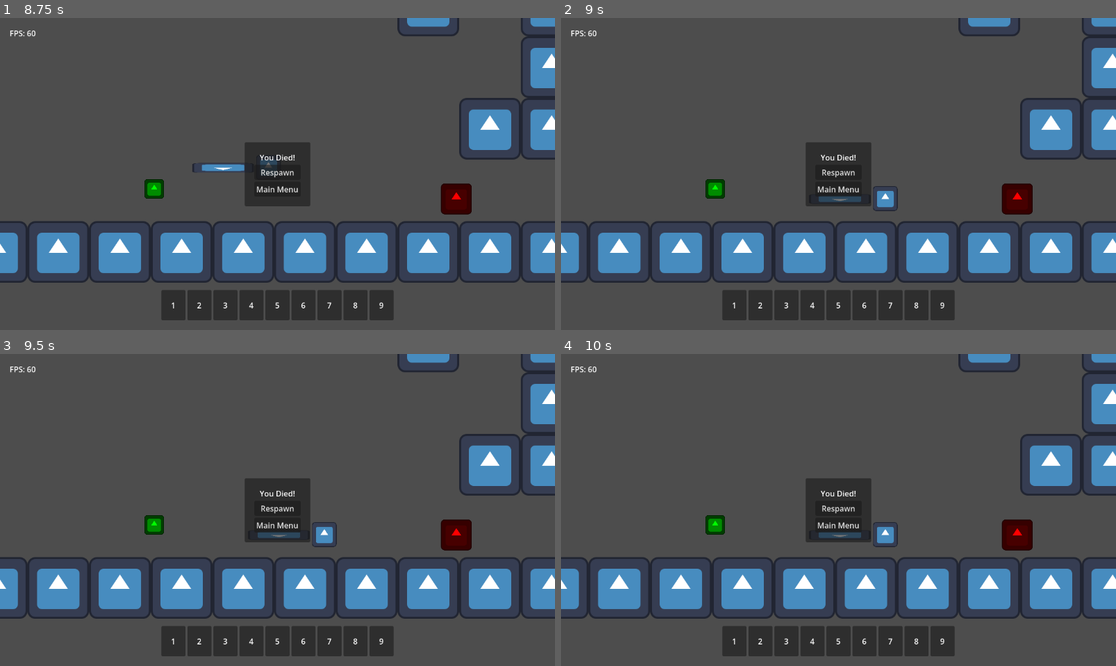
Above: before the commit, frames 1-4 (two rows, left to right).
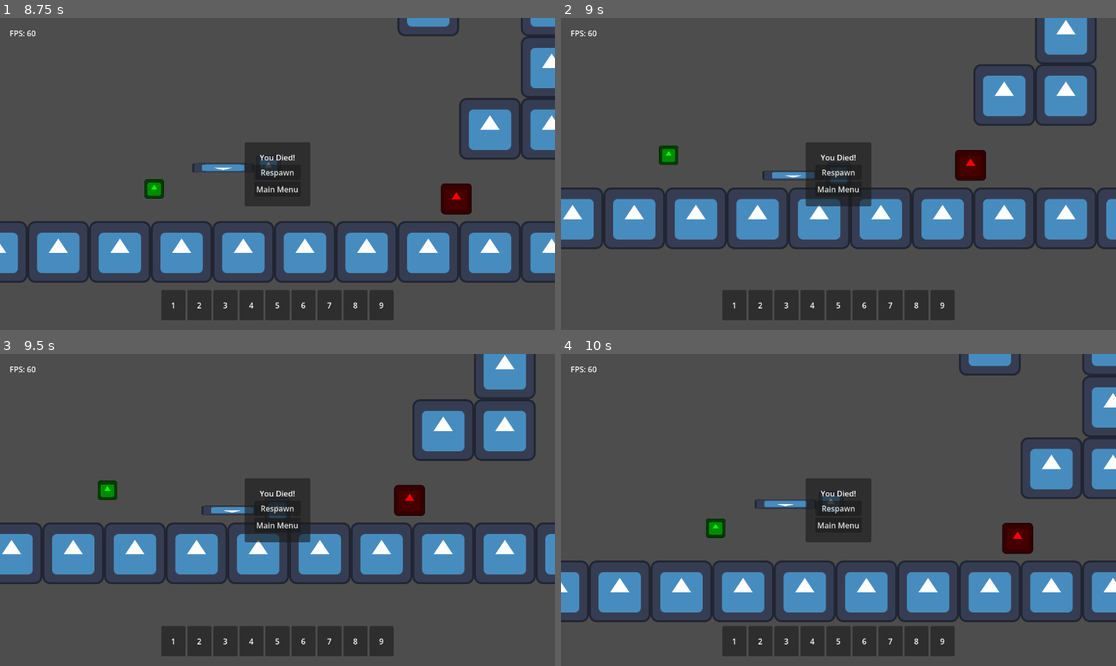
Above: after the commit, the same moments.

Repository: TheHumanMRP/RPG-Life-Tracker
Game: Godot game, scene res://Folders/Systems/Main/Scenes/main_scene.tscn
Two runs of this game, one before a commit and one after it. Both use one fixed random seed, a clock stepped at 60 frames per second and the inputs below. The engine's default icon, where the game draws it, is replaced by a stand-in: a white triangle on a blue panel in a dark square.
Inputs (mouse positions are in pixels of both pictures, inside the frame that each line leads up to):
- Up to frame 1 (8.75 s): move the mouse to (305, 174) at 0.52 s; hold D (move_right) 0.53-2.03 s; tap T (add_test_sword) at 0.6, 2.1, 3.6, 8.1 s; click (305, 174) at 0.67 s; tap Space (jump) at 0.77, 1.52, 3.02, 3.77, 4.52 s; move the mouse to (249, 174) at 1.27 s; tap E (attack) at 1.35, 2.85, 4.35 s; move the mouse to (288, 167) at 2.02 s; hold A (move_left) 2.03-2.78 s; move the mouse to (271, 180) at 2.77 s; hold D (move_right) 2.78-4.28 s; click (271, 180) at 2.92 s; move the mouse to (316, 177) at 3.52 s; tap R (respawn) at 4.15 s; move the mouse to (233, 170) at 4.27 s; hold A (move_left) 4.28-5 s; click "Respawn" at 5 s; click "Respawn" at 5.75 s; click "Respawn" at 6.5 s; click "Main Menu" at 7.25 s; tap Enter at 8 s; move the mouse to (305, 174) at 8.02 s; hold D (move_right) from 8.03 s (still down); click (305, 174) at 8.17 s
- Up to frame 2 (9 s): release D (move_right) at 8.75 s; tap R (respawn) at 8.75 s; drag from (755, 96) to (727, 189) at 8.77 s
- Up to frame 3 (9.5 s): no input
- Up to frame 4 (10 s): tap R (respawn) at 9.5 s; move the mouse to (960, 494) at 9.52 s; hold A (move_left) from 9.53 s (still down); tap T (add_test_sword) at 9.6 s; tap Space (jump) at 9.77 s

Frame 1 is identical in both runs. In frame 2, 27% of the frame differs, in the area x 0-100%, y 0-85%; in frame 3, 27%; in frame 4, 7.7%.
Error in both runs: Invalid access to property or key 'inventory_component' on a base object of type 'Resource (SaveData)'. (res://Folders/Systems/Globals/global.gd:50)

Commit message:
Auto commit at 2026-08-10 00:13:47

Diff:
--- a/Folders/Systems/Level_Building_Blocks/Scripts/level.gd
+++ b/Folders/Systems/Level_Building_Blocks/Scripts/level.gd
@@ -6,6 +6,8 @@
 
 func _ready() -> void:
 	Global.current_game_state = Global.GAME_STATES.Playing
+
+	SignalBus.respawn_player.connect(_on_player_respawn)
 
 	_setup_spawn_point()
 
